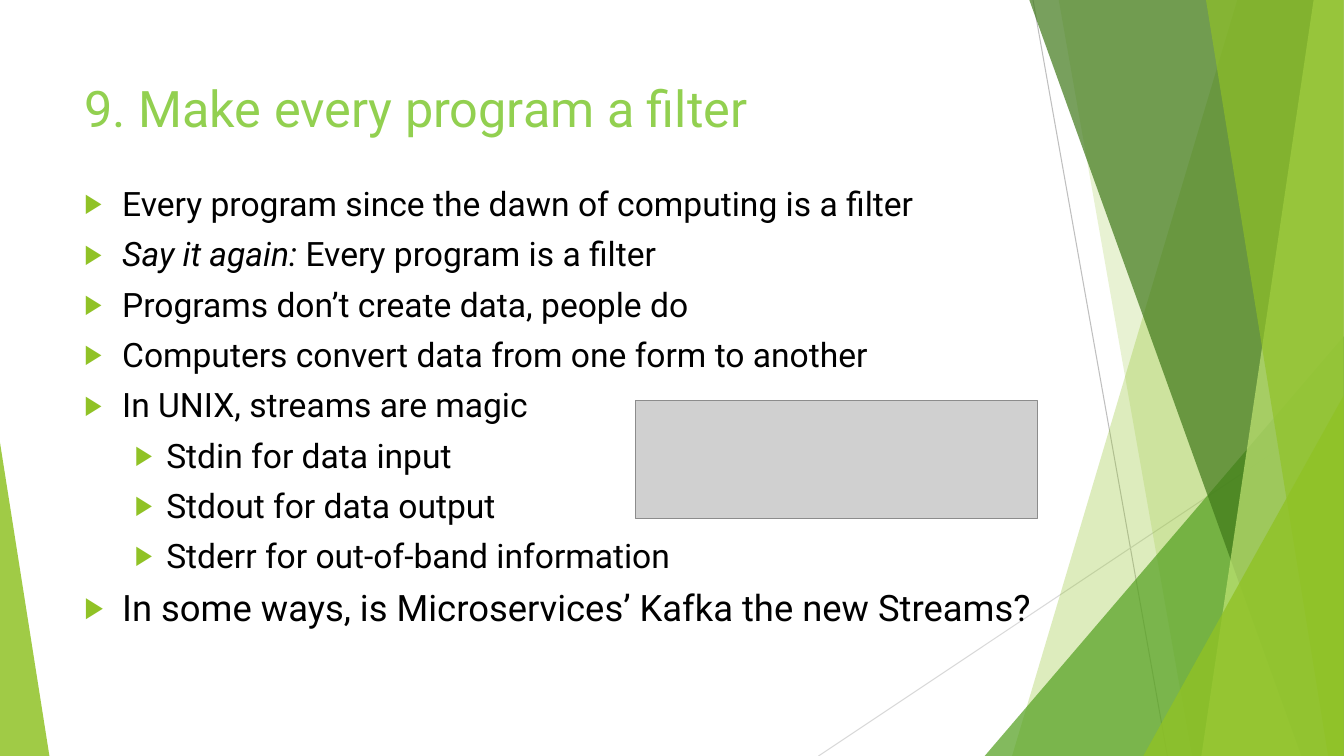
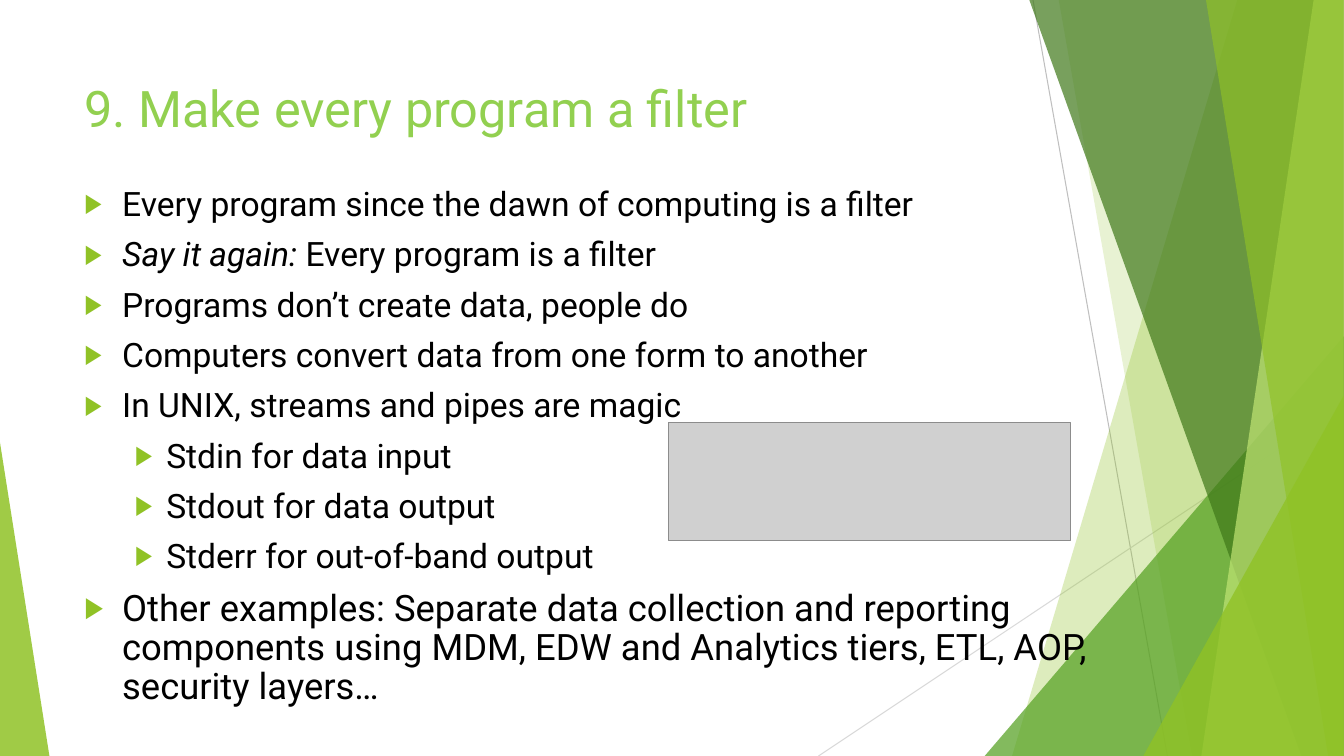
Before and after one commit to rudderfeet/the-unix-philosophy, a slide deck: slide 15 of The Unix Philosophy.pptx. Drawn at 1344x756 pixels with LibreOffice and Linux fonts; fonts in the diff are those of the drawing; grey boxes stand for pictures. Boxes give left, top, right and bottom in pixels: in the first picture for what was removed or moved away, otherwise in the second. Text is boxed around its words. In the diff, an @@ line names an element or a change of style, - is before the commit and + after.

Commit message:
Updated with additional examples

```diff
--- a/The Unix Philosophy.pptx
+++ b/The Unix Philosophy.pptx
@@ text at box(122, 391, 681, 426): text changed @@
-▶ In UNIX, streams are magic
+▶ In UNIX, streams and pipes are magic
@@ picture: place and size @@
-picture at box(635, 400, 1037, 519)
+picture at box(668, 422, 1071, 541)
@@ text at box(122, 542, 1086, 707): text changed @@
-  ▶ Stderr for out-of-band information
-▶ In some ways, is Microservices’ Kafka the new Streams?
+  ▶ Stderr for out-of-band output
+▶ Other examples: Separate data collection and reporting components using MDM, EDW and Analytics tiers, ETL, AOP, security layers…
```
Also in this commit, not shown: 10 other slides changed.
